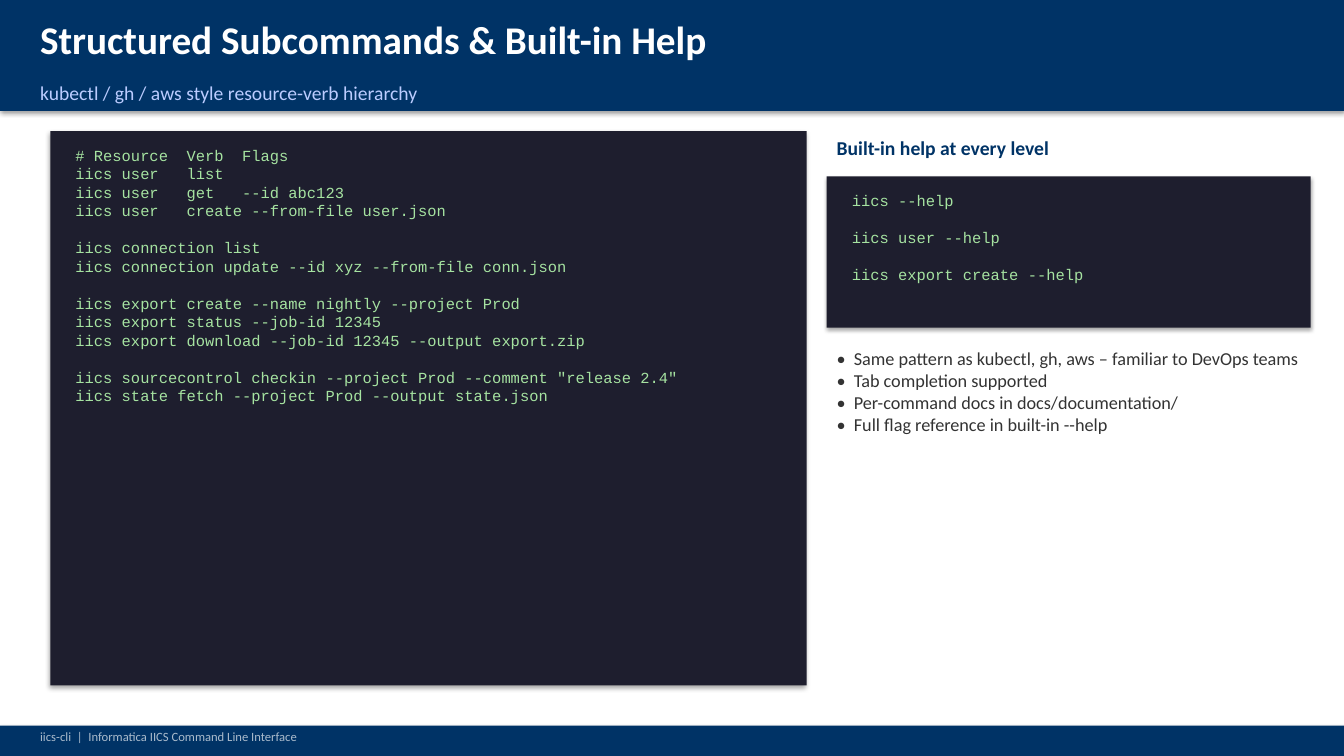
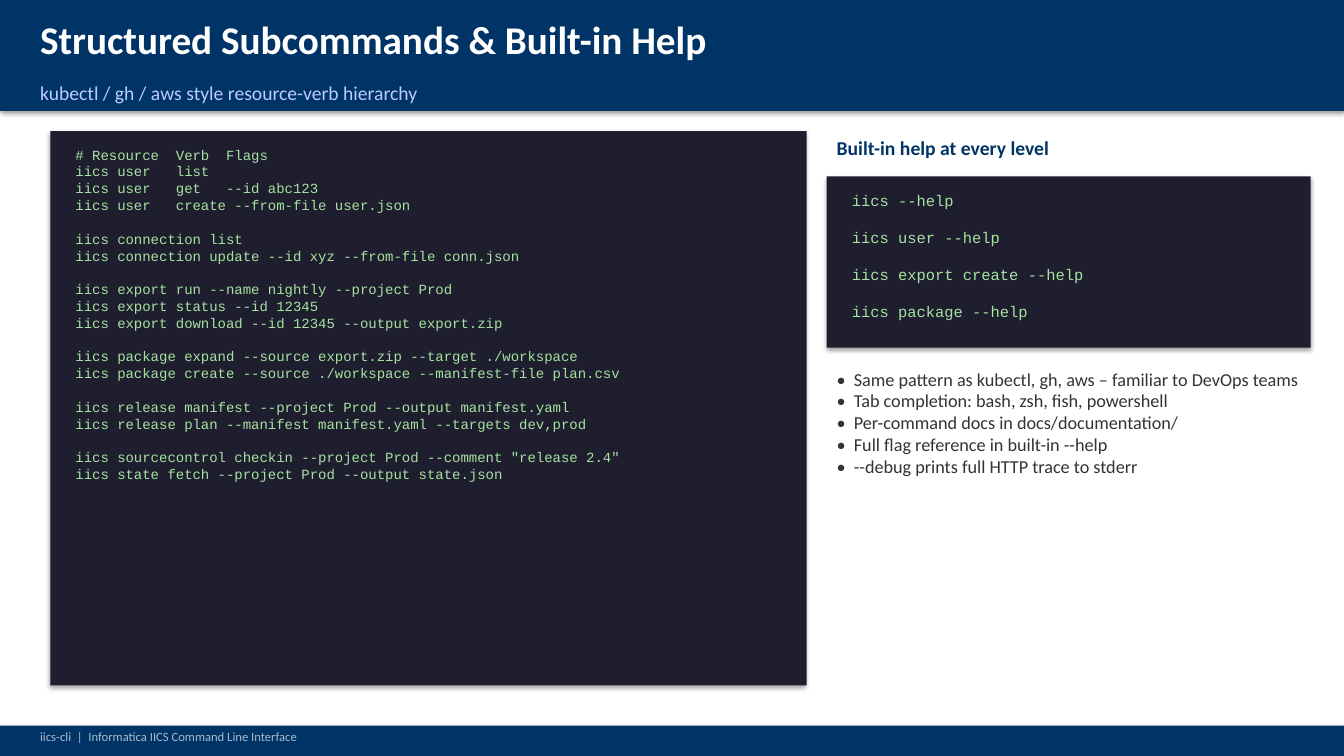
Before and after one commit to jbrazda/iics-cli, a slide deck: slide 16 of docs/documentation/iics-cli-presentation.pptx (slide 12 before the commit). Drawn at 1344x756 pixels with LibreOffice and Linux fonts; fonts in the diff are those of the drawing. Boxes give left, top, right and bottom in pixels: in the first picture for what was removed or moved away, otherwise in the second. Text is boxed around its words. In the diff, an @@ line names an element or a change of style, - is before the commit and + after.

```diff
--- a/docs/documentation/iics-cli-presentation.pptx
+++ b/docs/documentation/iics-cli-presentation.pptx
@@ text at (75,150,620,482): text changed; size 11 to 10 pt @@
-# Resource Verb Flags
-iics user list
-iics user get --id abc123
-iics user create --from-file user.json
-iics connection list
-iics connection update --id xyz --from-file conn.json
-iics export create --name nightly --project Prod
-iics export status --job-id 12345
-iics export download --job-id 12345 --output export.zip
-iics sourcecontrol checkin --project Prod --comment "release 2.4"
-iics state fetch --project Prod --output state.json
+# Resource Verb Flags
+iics user list
+iics user get --id abc123
+iics user create --from-file user.json
+iics connection list
+iics connection update --id xyz --from-file conn.json
+iics export run --name nightly --project Prod
+iics export status --id 12345
+iics export download --id 12345 --output export.zip
+iics package expand --source export.zip --target ./workspace
+iics package create --source ./workspace --manifest-file plan.csv
+iics release manifest --project Prod --output manifest.yaml
+iics release plan --manifest manifest.yaml --targets dev,prod
+iics sourcecontrol checkin --project Prod --comment "release 2.4"
+iics state fetch --project Prod --output state.json
@@ rectangle: place and size @@
-rectangle at (827,176,1311,328)
+rectangle at (827,176,1311,348)
@@ text at (852,195,1084,320): text changed @@
-iics --help
-iics user --help
-iics export create --help
+iics --help
+iics user --help
+iics export create --help
+iics package --help
@@ text "• Same pattern as kubectl, ...": place and size @@
-text "• Same pattern as kubectl, ..." at (854,352,1298,434)
+text "• Same pattern as kubectl, ..." at (854,373,1298,476)
@@ text at (854,394,1168,410): text changed @@
-• Tab completion supported
+• Tab completion: bash, zsh, fish, powershell
@@ text at (854,460,1137,476): paragraph added @@
+• --debug prints full HTTP trace to stderr
```
Also in this commit, not shown: 13 other slides changed, 4 slides added, 1 other file.
